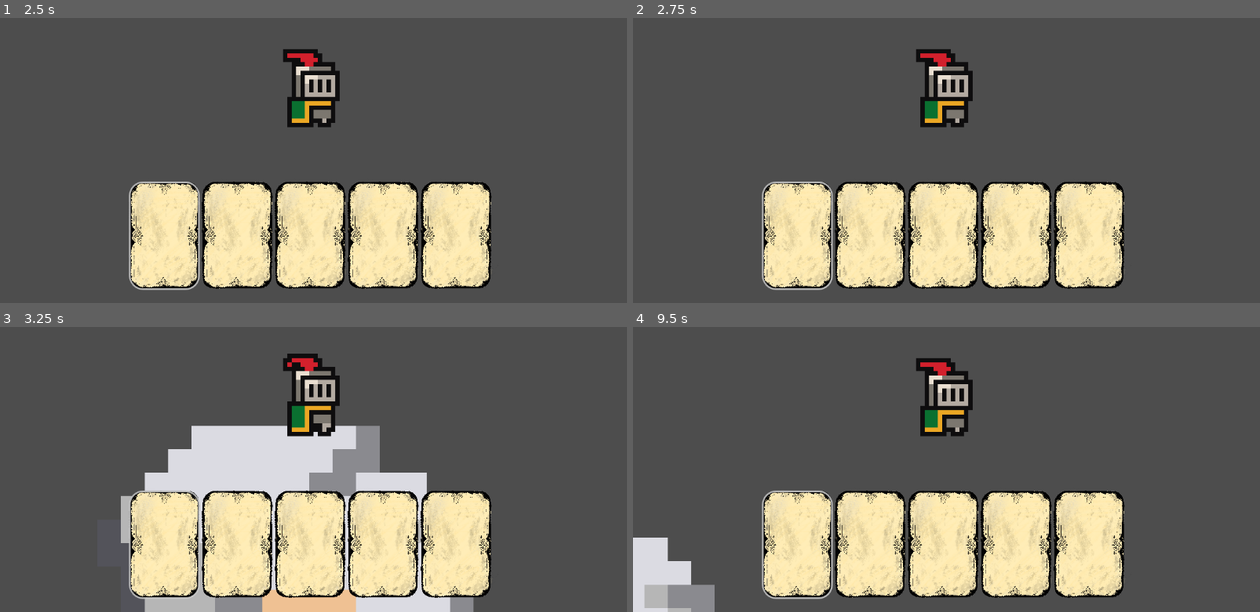
Above: before the commit, frames 1-4 (two rows, left to right).
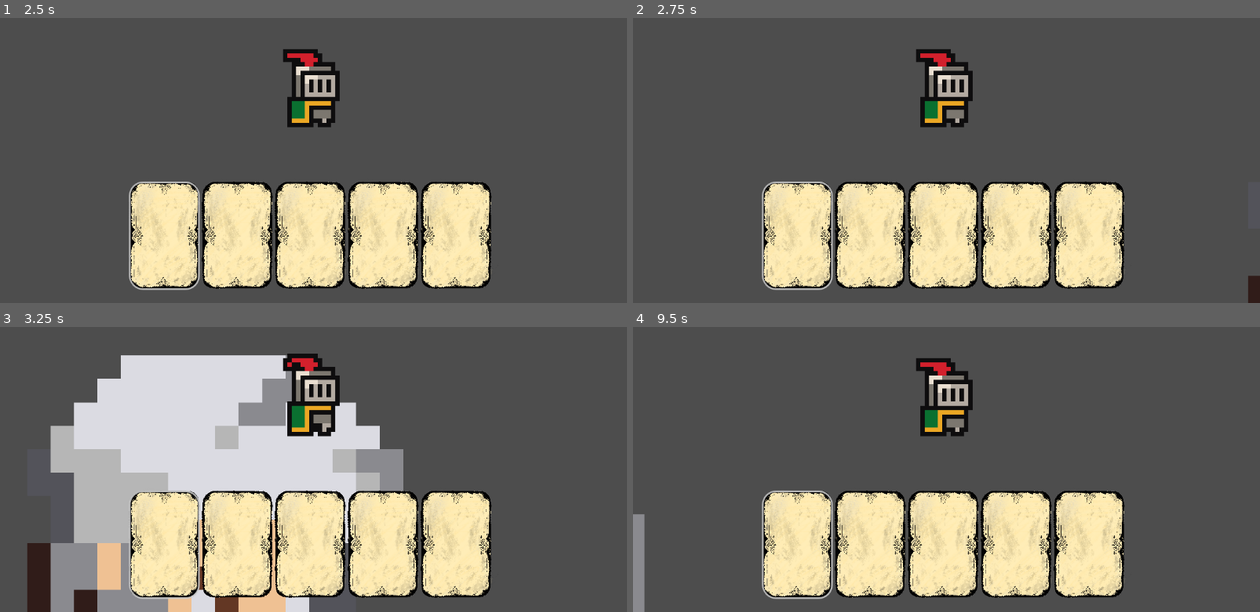
Above: after the commit, the same moments.

Repository: Leony-Liu/LW_game_development
Game: Godot game, scene res://Scene/MAIN/MAIN.tscn
Two runs of this game, one before a commit and one after it. Both use one fixed random seed, a clock stepped at 60 frames per second and the inputs below. This scene is started directly instead of the project's main scene.
Inputs (mouse positions are in pixels of both pictures, inside the frame that each line leads up to):
- Up to frame 1 (2.5 s): click (163, 234) at 0.52 s; hold D (Right) 1.28-2.03 s; hold S (Down) from 2.03 s (still down)
- Up to frame 2 (2.75 s): keep holding S (Down)
- Up to frame 3 (3.25 s): release S (Down) at 2.78 s; hold D (Right) from 2.78 s (still down)
- Up to frame 4 (9.5 s): release D (Right) at 3.53 s; hold W (Up) 3.53-4.28 s; hold A (Left) 4.28-5.78 s; tap Enter at 5.75 s; hold S (Down) 5.78-6.53 s; hold D (Right) 6.53-7.28 s; hold W (Up) 7.28-8.03 s; hold D (Right) 8.03-8.78 s; tap Space at 8.75 s; hold S (Down) from 8.78 s (still down)

Frame 1 is identical in both runs. In frame 2, 0.2% of the frame differs, in the area x 98-100%, y 90-100%; in frame 3, 23%, in the area x 4-76%, y 9-100%; in frame 4, 2.6%.

Commit message:
4.8 更改了信号管道脚本

Diff:
--- a/Scene/Battle_scene/Scripts/battle_game_manager.gd
+++ b/Scene/Battle_scene/Scripts/battle_game_manager.gd
@@ -1,3 +1,44 @@
+extends Node
+class_name BattleGameManager
 
 
-extends Node
+@onready var player_manager = $Player
+
+# 记录当前玩家锁定的敌人
+var current_target_enemy: Node = null
+
+func _ready() -> void:
+	# 1. 权力交接：现在由战斗裁判亲自监听全场的出牌信号
+	EventBus.card_played.connect(_on_card_played)
+
+
+# 2. 核心拦截逻辑
+func _on_card_played(card_data: Dictionary) -> void:
+	# 先进行外部规则验证
+	if not can_play_card(card_data, current_target_enemy):
+		print("战斗管理器：拦截！目标无效或处于特殊状态。")
+
+		return
+
+	# 外部规则通过，向下“命令”玩家去执行出牌
+	if player_manager.execute_card(card_data):
+		print("战斗管理器：允许出牌，玩家动作已执行。")
+	else:
+		print("战斗管理器：拦截！玩家处于硬直或非Idle状态，无法出牌。")
+		# 通知UI把卡牌退回
+
+
+# 3. 裁判规则库
+func can_play_card(card_data: Dictionary, target: Node) -> bool:
+	# 基础规则示例：如果这张牌是攻击牌，但场上没有敌人，则不能打出
+	if card_data.has("categories") and card_data["categories"] == "attack":
+		if target == null:
+			print("战斗管理器：没有可攻击的目标！")
+			return false
+
+		# 这里可以读取敌人的状态机，判断敌人是不是处于 "无敌" / "飞行" 状态
+		# var enemy_state = target.get_node("StateMachine").current_state.name
+		# if enemy_state == "Invincible": return false
+
+	# 所有条件通过，放行
+	return true
--- a/Scene/MAIN/Scripts/event_bus.gd
+++ b/Scene/MAIN/Scripts/event_bus.gd
@@ -4,6 +4,12 @@
 
 extends Node
 
-signal card_played(card_data:Dictionary) # 一张牌被打出
+# —————— 卡牌信号 ——————
+signal card_played(card_data: Dictionary, card_node: Control) # 一张牌被打出
+signal card_rejected(card_node: Control) # 卡牌不能打出
 
+# —————— 状态信号 ——————
 signal player_died(death_context: String)# 玩家死亡
+
+# —————— 过程性信号 ——————
+signal player_dealt_damage(payload: Dictionary)# 传递玩家造成的伤害
--- a/Scene/Player_Battle_Scene/Scripts/player_combat_data.gd
+++ b/Scene/Player_Battle_Scene/Scripts/player_combat_data.gd
@@ -2,7 +2,6 @@
 # 作用：
 #定义玩家基础数值
 #体能基础消耗方法
-
 
 
 extends Node
--- a/Scene/Player_Battle_Scene/Scripts/player_manager.gd
+++ b/Scene/Player_Battle_Scene/Scripts/player_manager.gd
@@ -8,13 +8,14 @@
 @onready var combat_data = $Data/CombatData
 @onready var state_machine = $StateMachine
 
-func _ready() -> void:
-	EventBus.card_played.connect(_on_card_played)# 接收卡牌被打出的信号及其数据
+
 
 
 # 将出牌信号传给状态交换机
-func _on_card_played(card_data:Dictionary)->void:
-	if state_machine.handle_card_played(card_data):# 判定是否在idle状态
+func execute_card(card_data: Dictionary) -> bool:
+	if state_machine.handle_card_played(card_data):
 		print("玩家管理器：成功出牌")
-	else :
+		return true
+	else:
 		print("玩家管理器：当前状态不可出牌")
+		return false
Not shown, added: export_context.py
